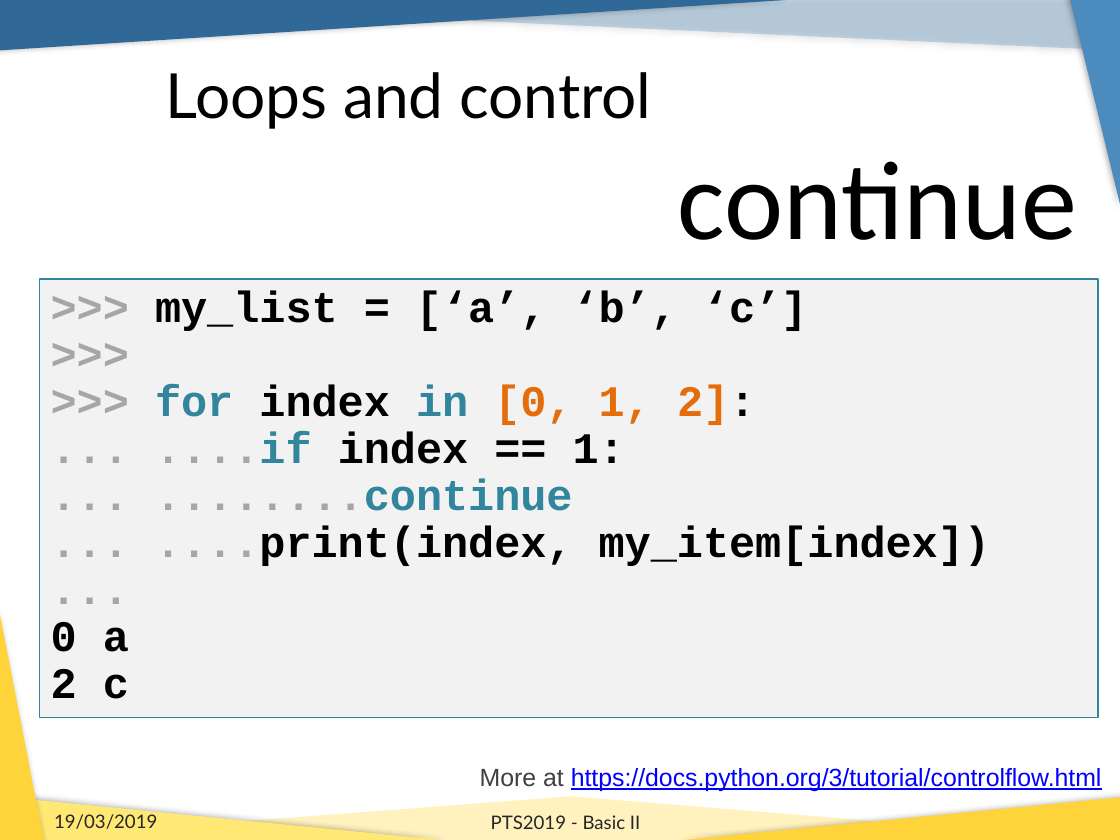
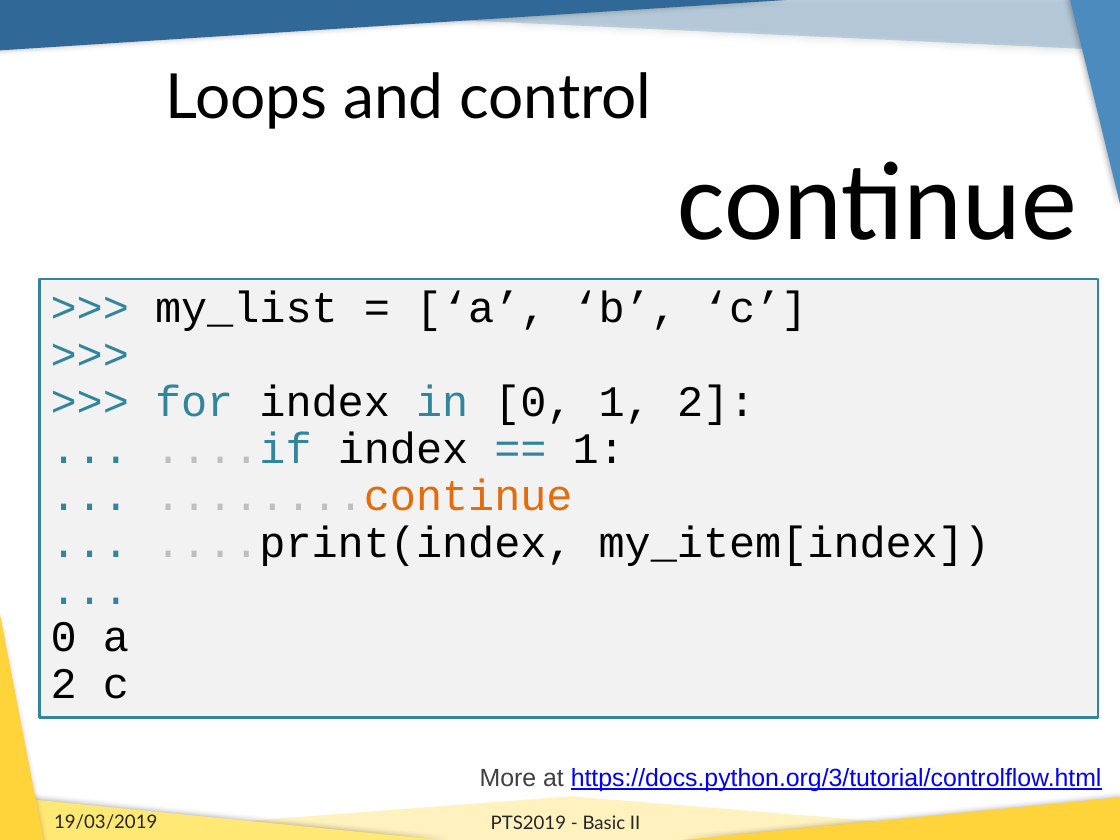
Before and after one commit to b1quint/Python-Tutorial-Series, a slide deck: slide 17 of Presentations/PTS2019_Basics_II.pptx. Drawn at 1120x840 pixels with LibreOffice and Linux fonts; fonts in the diff are those of the drawing; background and template pictures are left out. Boxes give left, top, right and bottom in pixels: in the first picture for what was removed or moved away, otherwise in the second. Text is boxed around its words. In the diff, an @@ line names an element or a change of style, - is before the commit and + after.

```diff
--- a/Presentations/PTS2019_Basics_II.pptx
+++ b/Presentations/PTS2019_Basics_II.pptx
@@ rectangle ">>> my_list = [‘a’, ‘b’, ..." at bbox=[39, 279, 1098, 718]: text colour #A6A6A6 to #31859C in ">>>", ">>>", ">>>", "..." and 3 more places; bold off; text colour #E46C0A to #000000 in "[0, 1, 2]:"; text colour #A6A6A6 to #BFBFBF in "....if", "........continue", "....print(index,"; text colour #000000 to #31859C in "=="; text colour #31859C to #E46C0A in "........continue"; outline #31859C 1 pt to #31859C 1.5 pt @@
```
Also in this commit, not shown: 23 other slides changed, 20 slides added.
